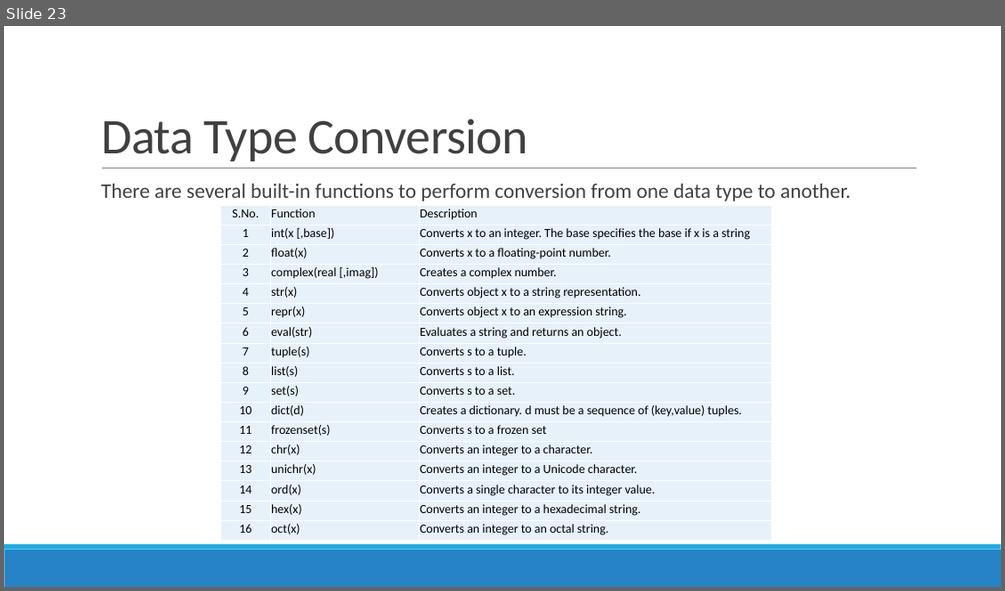
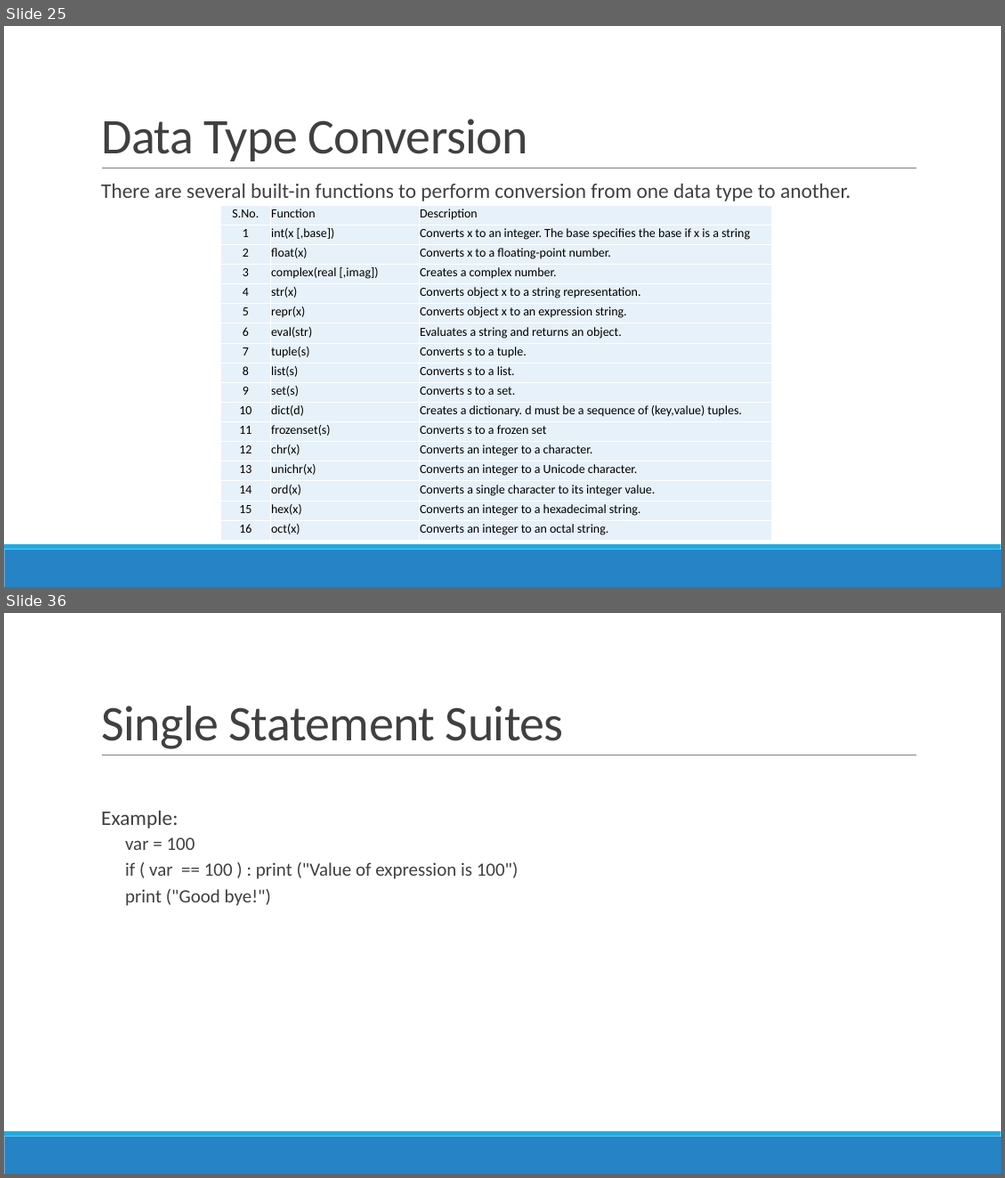
Before and after one commit to siddharth1k/Building-Web-Applications-with-Python, a slide deck: Session5 -Python.pptx. Shown one above the other, each under a label of ours: slide 23 before the commit, slides 25 and 36 after it; the slides between them are not shown. The pictures are 1005x591 and 1005x1178 pixels, drawn with LibreOffice and Linux fonts; fonts in the diff are those of the drawing. Boxes give left, top, right and bottom in pixels: in the first picture for what was removed or moved away, otherwise in the second. Text is boxed around its words. In the diff, an @@ line names an element or a change of style, - is before the commit and + after.

```diff
--- a/Session5 -Python.pptx
+++ b/Session5 -Python.pptx
@@ slide 36 added at (4, 613, 1001, 1174), background #FFFFFF; not listed: 3 template elements that a slide beside it also shows @@
@@ title added at (101, 706, 564, 749), 48 pt, text #404040 @@
+Single Statement Suites
@@ text added at (101, 811, 518, 906), 18 pt, text #404040 @@
+  Example:
+    var = 100
+    if ( var == 100 ) : print ("Value of expression is 100")
+    print ("Good bye!")
@@ what was slide 23 is now slide 25 @@
```
Also in this commit, not shown: 15 other slides added.
